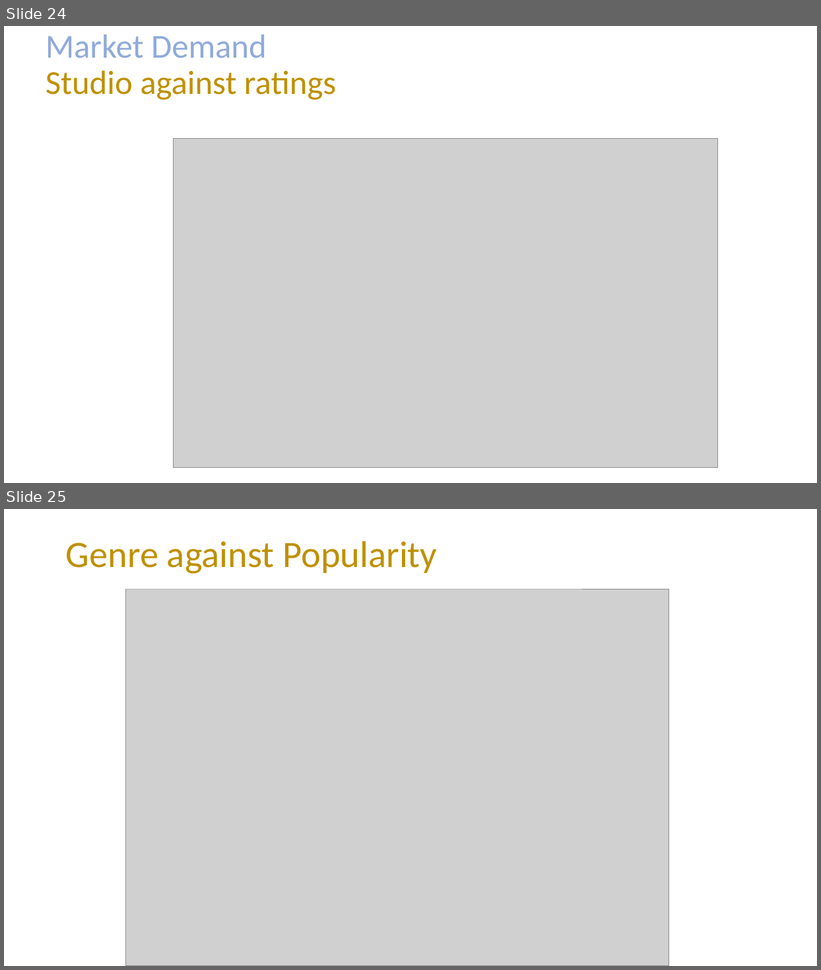
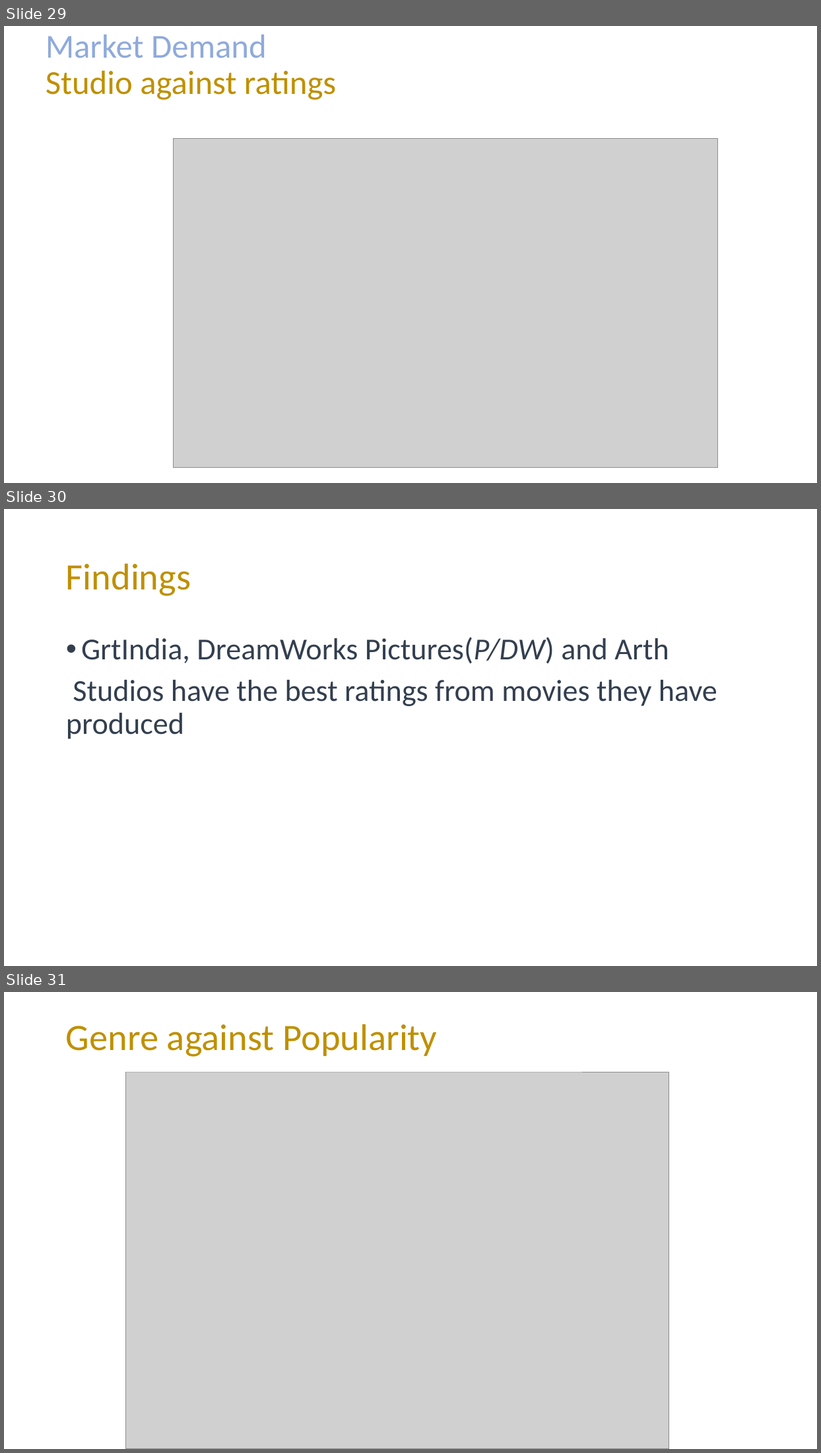
Before and after one commit to mading225/GROUP-6-PROJECT-, a slide deck: project.pptx. Shown one above the other, each under a label of ours: slides 24 and 25 before the commit, slides 29, 30 and 31 after it. The pictures are 821x970 and 821x1453 pixels, drawn with LibreOffice and Linux fonts; fonts in the diff are those of the drawing; grey boxes stand for pictures. Boxes give left, top, right and bottom in pixels: in the first picture for what was removed or moved away, otherwise in the second. Text is boxed around its words. In the diff, an @@ line names an element or a change of style, - is before the commit and + after.

Commit message:
Add findings

```diff
--- a/project.pptx
+++ b/project.pptx
@@ slide 30 added at [4, 509, 817, 966], background #FFFFFF @@
@@ title added at [66, 563, 191, 596], 44 pt, text #BF9000 @@
+Findings
@@ text added at [66, 637, 717, 739], 36 pt, text #333F50 @@
+• GrtIndia, DreamWorks Pictures(P/DW) and Arth
+Studios have the best ratings from movies they have produced
@@ what was slide 24 is now slide 29 @@
@@ what was slide 25 is now slide 31 @@
```
Also in this commit, not shown: 7 slides changed, 10 other slides added.
